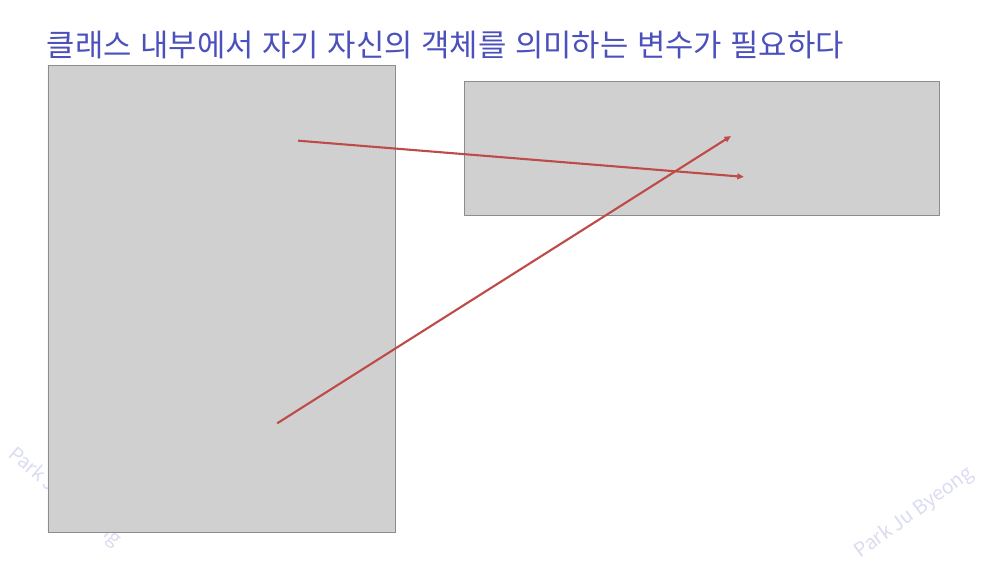
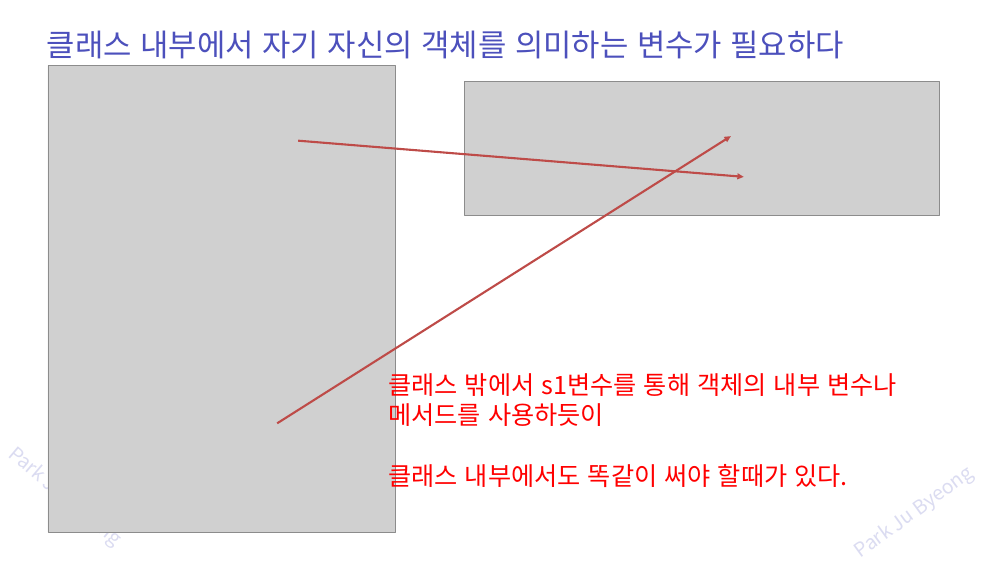
Before and after one commit to zest132/JavaLecture, a slide deck: slide 20 of JavaLecture/LectureFile/java 8강 생성자.pptx (slide 16 before the commit). Drawn at 1008x567 pixels with LibreOffice and Linux fonts; fonts in the diff are those of the drawing; grey boxes stand for pictures. Boxes give left, top, right and bottom in pixels: in the first picture for what was removed or moved away, otherwise in the second. Text is boxed around its words. In the diff, an @@ line names an element or a change of style, - is before the commit and + after.

```diff
--- a/JavaLecture/LectureFile/java 8강 생성자.pptx
+++ b/JavaLecture/LectureFile/java 8강 생성자.pptx
@@ text added at (388, 368, 897, 491), 36 pt, text #FF0000 @@
+클래스 밖에서 s1변수를 통해 객체의 내부 변수나 메서드를 사용하듯이
+클래스 내부에서도 똑같이 써야 할때가 있다.
```
Also in this commit, not shown: 17 other slides changed, 10 slides added, 1 slide removed, 2 other files.
